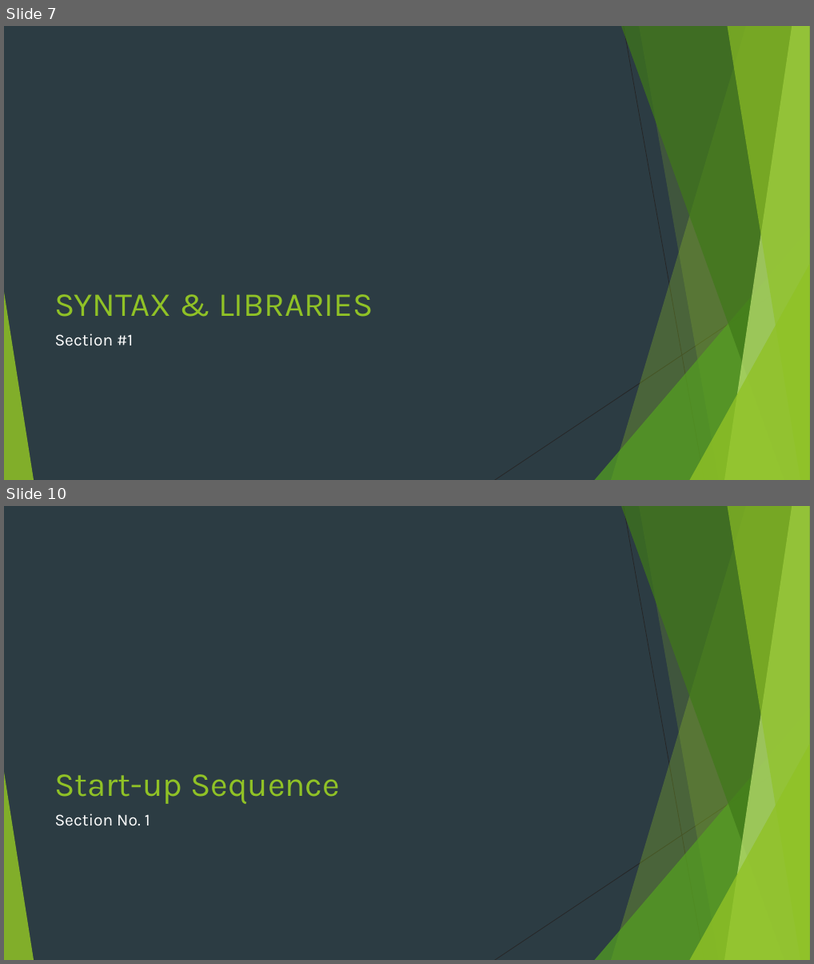
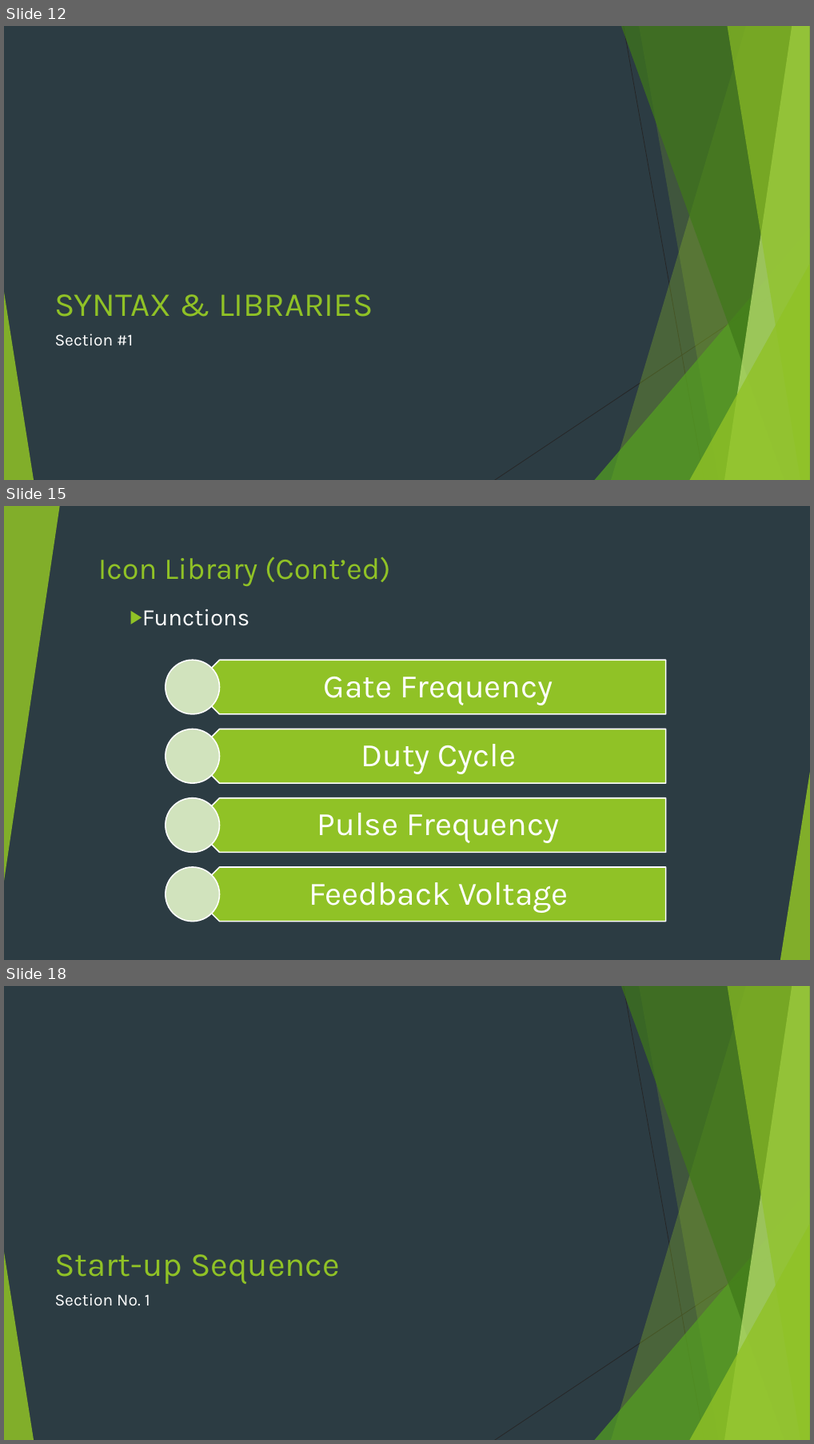
Before and after one commit to HYDROXY-RESEARCH-GROUP/H20-DECOMPOSITION, a slide deck: Display Output/Display Output.pptx. Shown one above the other, each under a label of ours: slides 7 and 10 before the commit, slides 12, 15 and 18 after it; the slides between them are not shown. The pictures are 814x964 and 814x1444 pixels, drawn with LibreOffice and Linux fonts; fonts in the diff are those of the drawing. Boxes give left, top, right and bottom in pixels: in the first picture for what was removed or moved away, otherwise in the second. Text is boxed around its words. In the diff, an @@ line names an element or a change of style, - is before the commit and + after.

```diff
--- a/Display Output/Display Output.pptx
+++ b/Display Output/Display Output.pptx
@@ slide 15 added at [4,506,810,960], background #2C3C43; not listed: 10 template elements that a slide beside it also shows @@
@@ rectangle added at [4,506,810,960], fill #2C3C43 @@
@@ triangle added at [4,506,60,881], fill #90C226 at 85% opacity @@
@@ title added at [98,557,390,586], 36 pt, text #90C226 @@
+Icon Library (Cont’ed)
@@ text added at [142,609,250,626], 28 pt, text #FFFFFF @@
+▶ Functions
@@ triangle added at [781,772,810,960], fill #90C226 at 85% opacity @@
@@ group added at [166,660,666,922]: 4 pentagon arrows, 4 texts, 4 ellipses @@
+Gate Frequency
+Duty Cycle
+Pulse Frequency
+Feedback Voltage
@@ what was slide 7 is now slide 12 @@
@@ what was slide 10 is now slide 18 @@
```
Also in this commit, not shown: 3 slides changed, 7 other slides added, 28 other files.
